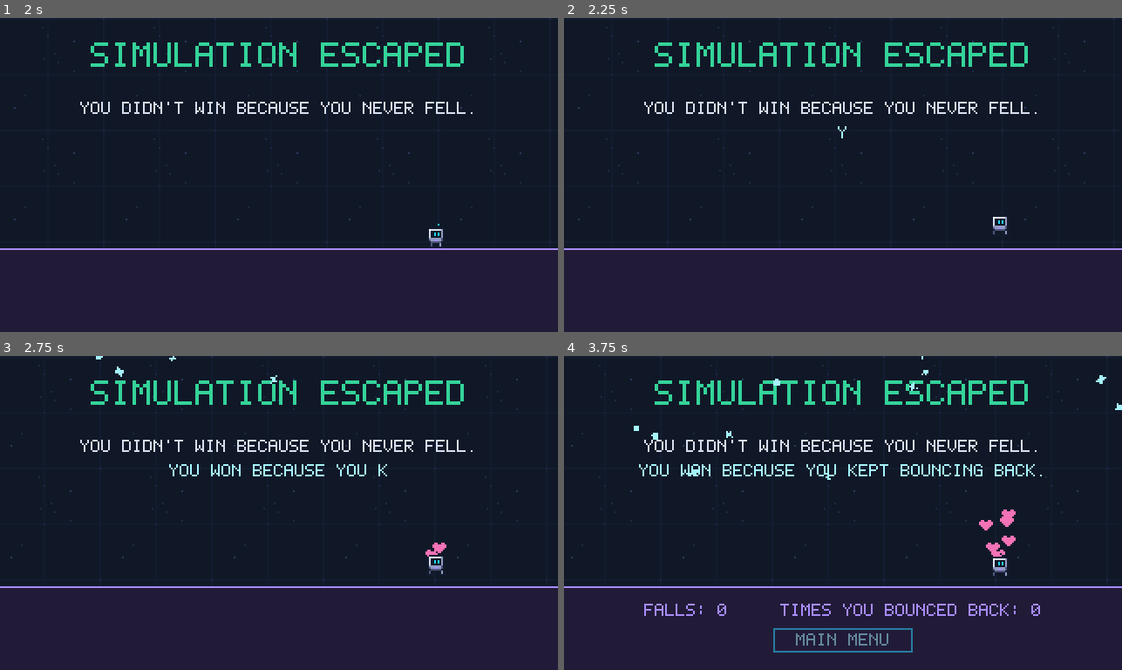
Above: before the commit, frames 1-4 (two rows, left to right).
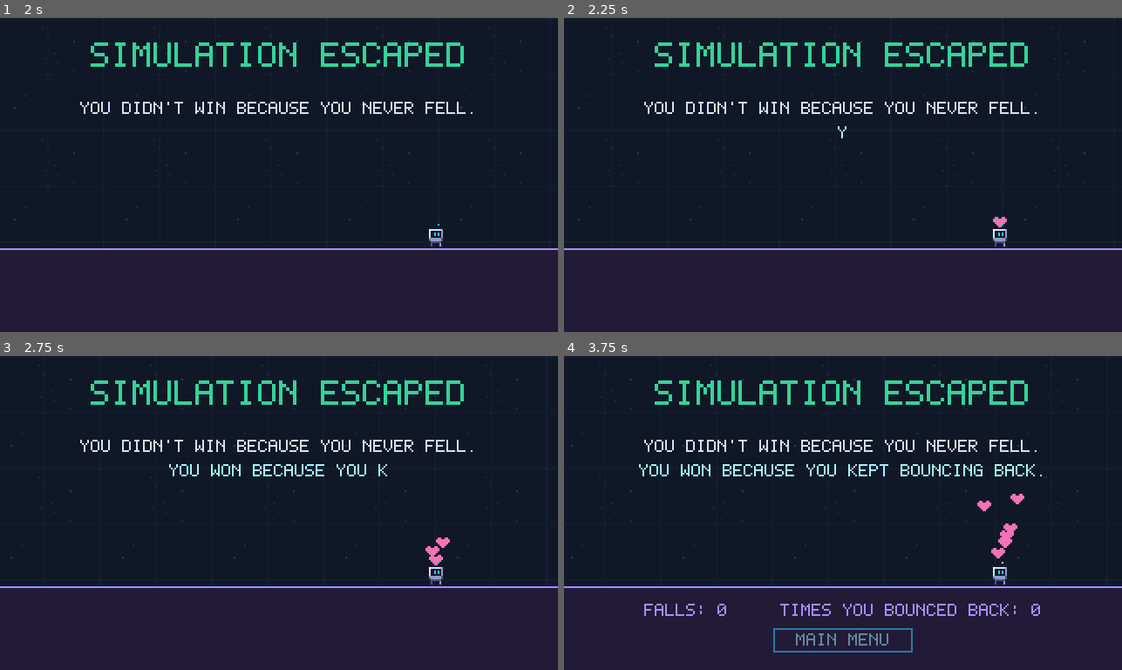
Above: after the commit, the same moments.

Repository: FaizeenHoque/Rebound
Game: Godot game, scene res://scenes/ui/end_screen.tscn
Same seed, same stepped clock (60 frames per second), same inputs: the game is played once before the commit and once after it. This scene is started directly instead of the project's main scene. Sound files missing from this copy of the repository are replaced by a short silence.
Inputs (mouse positions are in pixels of both pictures, inside the frame that each line leads up to):
- Up to frame 1 (2 s): move the mouse to (401, 159) at 0.52 s; hold D (move_right) from 0.53 s (still down); tap R (rebound) at 0.6 s; click (401, 159) at 0.67 s; tap W at 0.77, 1.52 s; move the mouse to (167, 190) at 1.27 s; tap Z at 1.35 s
- Up to frame 2 (2.25 s): move the mouse to (898, 105) at 2.02 s; release D (move_right) at 2.03 s; hold A (move_left) from 2.03 s (still down); tap P at 2.1 s
- Up to frame 3 (2.75 s): keep holding A (move_left)
- Up to frame 4 (3.75 s): move the mouse to (815, 575) at 2.77 s; release A (move_left) at 2.78 s; hold D (move_right) from 2.78 s (still down); tap R (rebound) at 2.85 s; click (815, 575) at 2.92 s; tap W at 3.02 s; move the mouse to (1010, 560) at 3.52 s; tap Z at 3.6 s

Frame 1 is identical in both runs. In frame 2, 0.2% of the frame differs, in the area x 76-80%, y 63-73%; in frame 3, 0.3%; in frame 4, 0.8%, in the area x 12-100%, y 0-73%.

Commit message:
Remove confetti from end screen

Diff:
--- a/scenes/ui/end_screen.tscn
+++ b/scenes/ui/end_screen.tscn
@@ -1,36 +1,35 @@
-[gd_scene load_steps=5 format=3]
+[gd_scene format=3 uid="uid://xoouk2jjpjag"]
 
-[ext_resource type="Script" path="res://scripts/end_screen.gd" id="1_script"]
-[ext_resource type="Script" path="res://scripts/level_background.gd" id="2_bg"]
-[ext_resource type="Texture2D" path="res://assets/sprites/fx_star.png" id="3_star"]
-[ext_resource type="Texture2D" path="res://assets/sprites/fx_heart.png" id="4_heart"]
+[ext_resource type="Script" uid="uid://bkakv4r7av4vr" path="res://scripts/end_screen.gd" id="1_script"]
+[ext_resource type="Script" uid="uid://bnfsp12jsqrpm" path="res://scripts/level_background.gd" id="2_bg"]
+[ext_resource type="Texture2D" uid="uid://bl56uov84urdy" path="res://assets/sprites/fx_heart.png" id="4_heart"]
 
-[node name="EndScreen" type="Control"]
+[node name="EndScreen" type="Control" unique_id=657933507]
 layout_mode = 3
 anchors_preset = 0
 offset_right = 320.0
 offset_bottom = 180.0
 script = ExtResource("1_script")
 
-[node name="Background" type="Node2D" parent="."]
+[node name="Background" type="Node2D" parent="." unique_id=1125056091]
 script = ExtResource("2_bg")
 autoscroll_speed = 8.0
 
-[node name="Floor" type="ColorRect" parent="."]
+[node name="Floor" type="ColorRect" parent="." unique_id=1092107278]
 layout_mode = 0
 offset_top = 132.0
 offset_right = 320.0
 offset_bottom = 180.0
 color = Color(0.129412, 0.105882, 0.219608, 1)
 
-[node name="FloorEdge" type="ColorRect" parent="."]
+[node name="FloorEdge" type="ColorRect" parent="." unique_id=73835570]
 layout_mode = 0
 offset_top = 132.0
 offset_right = 320.0
 offset_bottom = 133.0
 color = Color(0.654902, 0.545098, 0.980392, 1)
 
-[node name="Title" type="Label" parent="."]
+[node name="Title" type="Label" parent="." unique_id=1263524386]
 layout_mode = 0
 offset_left = 52.0
 offset_top = 14.0
@@ -41,7 +40,7 @@
 text = "SIMULATION ESCAPED"
 horizontal_alignment = 1
 
-[node name="Line1" type="Label" parent="."]
+[node name="Line1" type="Label" parent="." unique_id=1012256625]
 layout_mode = 0
 offset_top = 48.0
 offset_right = 320.0
@@ -49,7 +48,7 @@
 text = "YOU DIDN'T WIN BECAUSE YOU NEVER FELL."
 horizontal_alignment = 1
 
-[node name="Line2" type="Label" parent="."]
+[node name="Line2" type="Label" parent="." unique_id=1119881177]
 layout_mode = 0
 offset_top = 62.0
 offset_right = 320.0
@@ -58,42 +57,19 @@
 text = "YOU WON BECAUSE YOU KEPT BOUNCING BACK."
 horizontal_alignment = 1
 
-[node name="Confetti" type="CPUParticles2D" parent="."]
-position = Vector2(160, -6)
-emitting = false
-amount = 40
-lifetime = 4.0
-texture = ExtResource("3_star")
-emission_shape = 3
-emission_rect_extents = Vector2(170, 2)
-direction = Vector2(0, 1)
-spread = 20.0
-gravity = Vector2(0, 30)
-initial_velocity_min = 10.0
-initial_velocity_max = 30.0
-angular_velocity_min = -90.0
-angular_velocity_max = 90.0
-scale_amount_min = 0.6
-scale_amount_max = 1.0
-color = Color(0.647059, 0.952941, 0.988235, 1)
-hue_variation_min = -0.2
-hue_variation_max = 0.25
-
-[node name="Hearts" type="CPUParticles2D" parent="."]
+[node name="Hearts" type="CPUParticles2D" parent="." unique_id=709656764]
 position = Vector2(250, 118)
 emitting = false
 amount = 6
+texture = ExtResource("4_heart")
 lifetime = 1.6
-texture = ExtResource("4_heart")
 direction = Vector2(0, -1)
 spread = 30.0
 gravity = Vector2(0, -6)
 initial_velocity_min = 12.0
 initial_velocity_max = 22.0
-scale_amount_min = 1.0
-scale_amount_max = 1.0
 
-[node name="Stats" type="Label" parent="."]
+[node name="Stats" type="Label" parent="." unique_id=445257056]
 layout_mode = 0
 offset_top = 142.0
 offset_right = 320.0
@@ -102,7 +78,7 @@
 text = "FALLS: 0"
 horizontal_alignment = 1
 
-[node name="Menu" type="Button" parent="."]
+[node name="Menu" type="Button" parent="." unique_id=691480673]
 layout_mode = 0
 offset_left = 120.0
 offset_top = 156.0
--- a/scripts/end_screen.gd
+++ b/scripts/end_screen.gd
@@ -14,7 +14,6 @@
 @onready var line1: Label = $Line1
 @onready var line2: Label = $Line2
 @onready var stats: Label = $Stats
-@onready var confetti: CPUParticles2D = $Confetti
 @onready var hearts: CPUParticles2D = $Hearts
 @onready var menu_btn: Button = $Menu
 
@@ -52,7 +51,6 @@
 	tw.tween_interval(0.4)
 	tw.tween_callback(func() -> void:
 		Game.sfx("complete")
-		confetti.emitting = true
 		hearts.emitting = true
 		_robot.frame = 16)
 	tw.tween_property(line2, "visible_ratio", 1.0, 1.0)
@@ -82,9 +80,4 @@
 	# the echoes idle in a gentle wave; the robot hops for joy once freed
 	for i in _echoes.size():
 		_echoes[i].frame = [0, 1, 2, 1][int(_t * 5.0 + i) % 4]
-	if confetti.emitting:
-		var hop := absf(sin(_t * 6.0)) * 6.0
-		_robot.position.y = FLOOR_Y - hop
-		_robot.frame = 16 if hop > 1.0 else 0
-	else:
-		_robot.frame = [0, 1, 2, 1][int(_t * 5.0) % 4]
+	_robot.frame = [0, 1, 2, 1][int(_t * 5.0) % 4]
